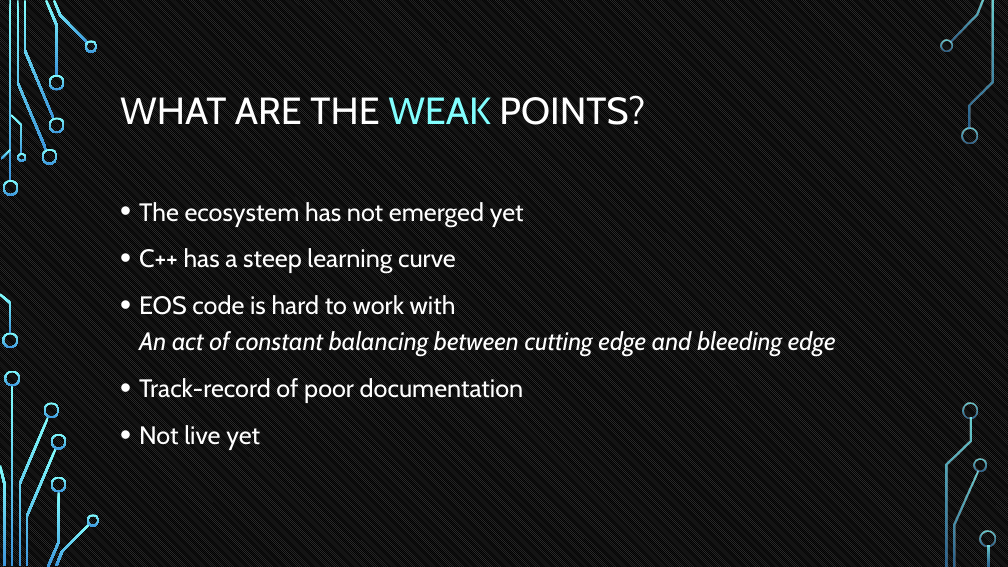
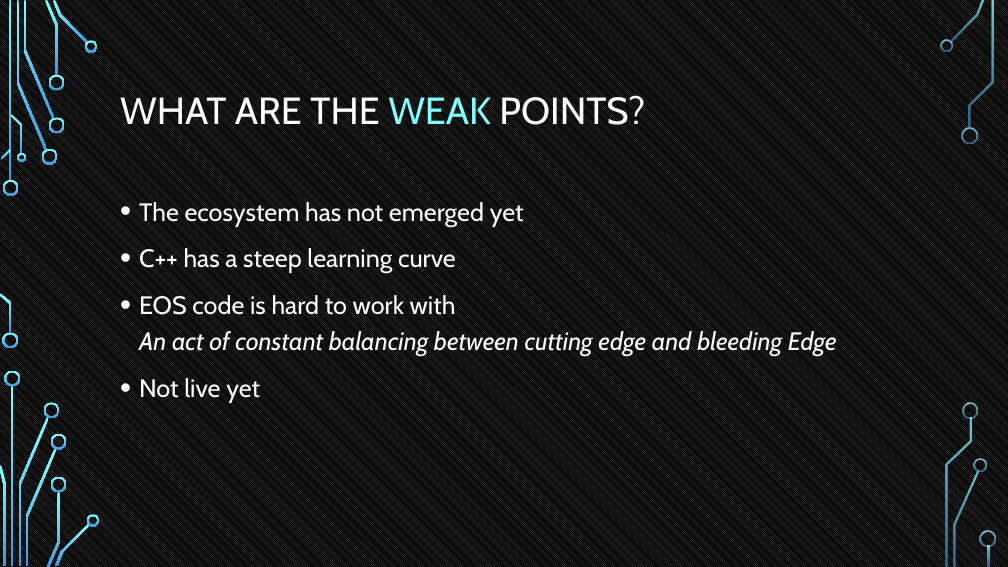
Before and after one commit to tokenika/tokenika.github.io, a slide deck: slide 27 of eostalk/EOS Talk Poznan.pptx. Drawn at 1008x567 pixels with LibreOffice and Linux fonts; fonts in the diff are those of the drawing; background and template pictures are left out. Boxes give left, top, right and bottom in pixels: in the first picture for what was removed or moved away, otherwise in the second. Text is boxed around its words. In the diff, an @@ line names an element or a change of style, - is before the commit and + after.

```diff
--- a/eostalk/EOS Talk Poznan.pptx
+++ b/eostalk/EOS Talk Poznan.pptx
@@ text at (139,295,837,357): text changed @@
-• EOS code is hard to work with
-  An act of constant balancing between cutting edge and bleeding edge
-• Track-record of poor documentation
+• EOS code is hard to work with
+  An act of constant balancing between cutting edge and bleeding Edge
```
Also in this commit, not shown: 3 other slides changed, 1 other file.
